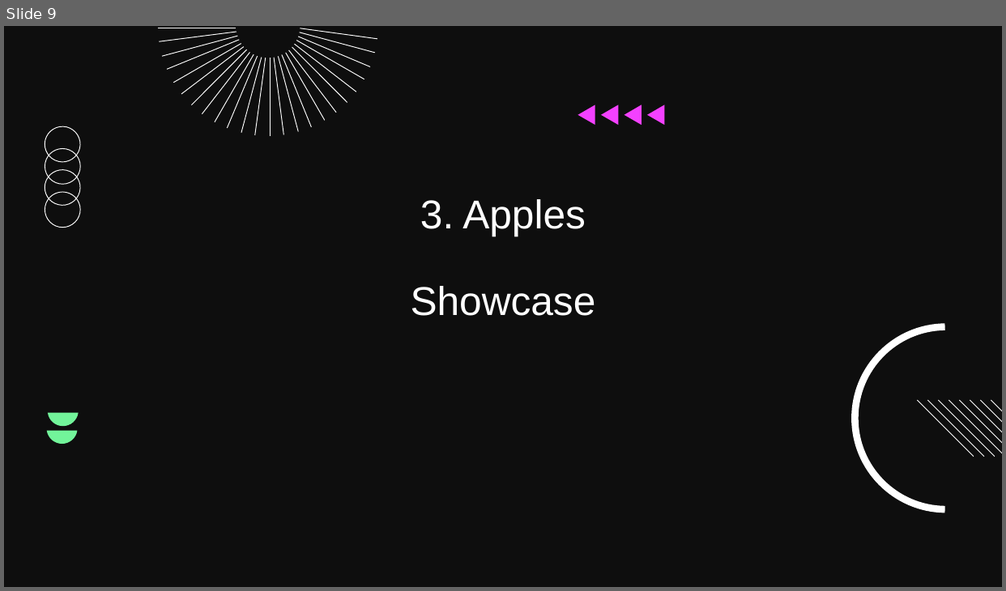
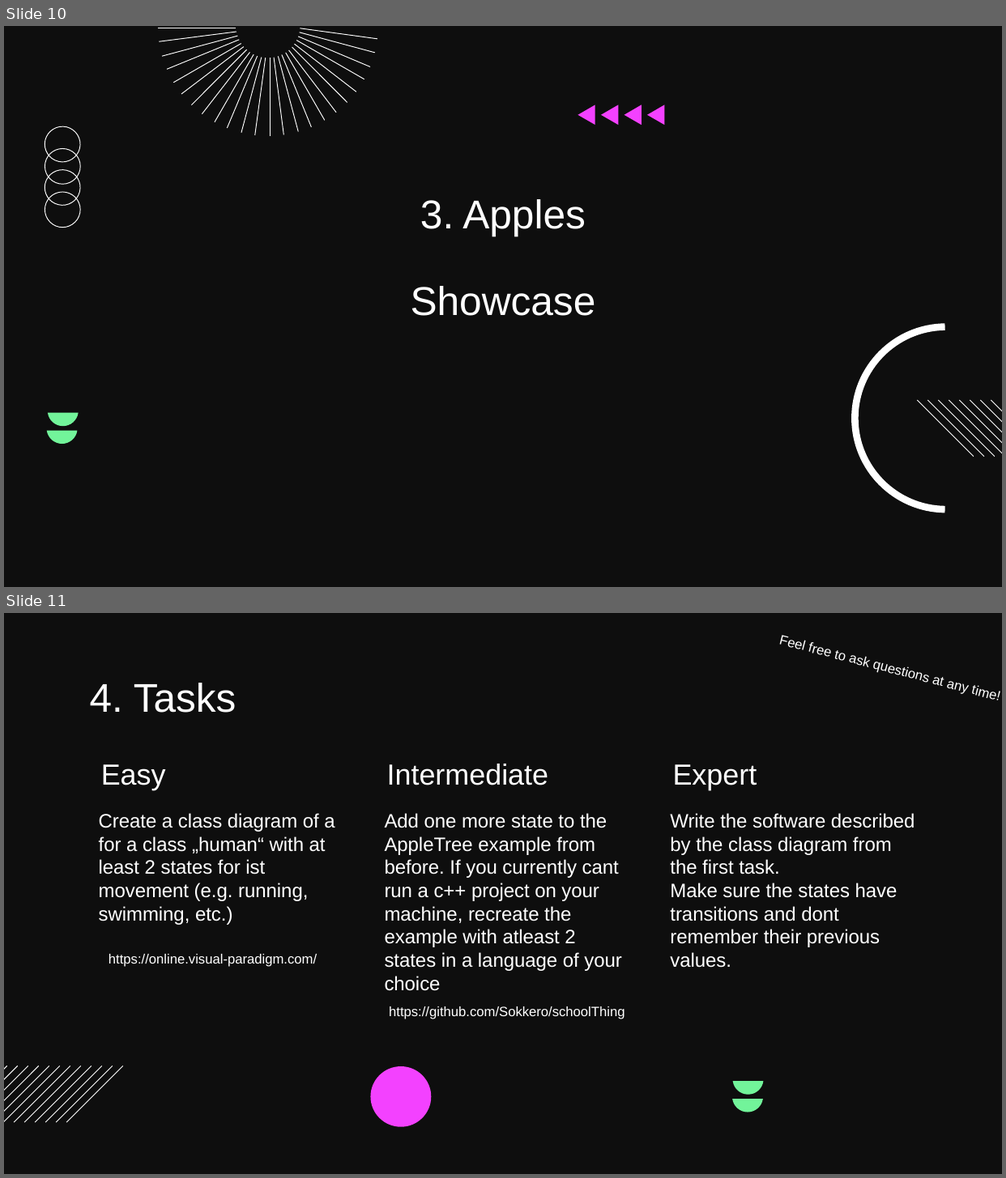
Before and after one commit to Sokkero/schoolThing, a slide deck: Presentation.pptx. Shown one above the other, each under a label of ours: slide 9 before the commit, slides 10 and 11 after it. The pictures are 1006x591 and 1006x1178 pixels, drawn with LibreOffice and Linux fonts; fonts in the diff are those of the drawing; background and template pictures are left out. Boxes give left, top, right and bottom in pixels: in the first picture for what was removed or moved away, otherwise in the second. Text is boxed around its words. In the diff, an @@ line names an element or a change of style, - is before the commit and + after.

```diff
--- a/Presentation.pptx
+++ b/Presentation.pptx
@@ slide 11 added at [4, 613, 1002, 1174], background picture (left out) @@
@@ text added at [778, 635, 999, 700], 13 pt, text #FFFFFF @@
+Feel free to ask questions at any time!
@@ title added at [90, 683, 236, 713], 38.7 pt, text #FFFFFF @@
+4. Tasks
@@ subtitle added at [101, 764, 166, 790], 28 pt, text #FFFFFF @@
+Easy
@@ subtitle added at [387, 764, 549, 786], 28 pt, text #FFFFFF @@
+Intermediate
@@ subtitle added at [673, 764, 757, 790], 28 pt, text #FFFFFF @@
+Expert
@@ subtitle added at [99, 813, 334, 925], 18.7 pt, text #FFFFFF @@
+Create a class diagram of a for a class „human“ with at least 2 states for ist movement (e.g. running, swimming, etc.)
@@ text added at [385, 813, 621, 971], 18.7 pt, text #FFFFFF @@
+Add one more state to the AppleTree example from before. If you currently cant run a c++ project on your machine, recreate the example with atleast 2 states in a language of your choice
@@ text added at [670, 813, 915, 968], 18.7 pt, text #FFFFFF @@
+Write the software described by the class diagram from the first task.
+Make sure the states have transitions and dont remember their previous values.
@@ text added at [108, 954, 317, 967], 13 pt, text #FFFFFF @@
+https://online.visual-paradigm.com/
@@ text added at [389, 1007, 624, 1020], 13 pt, text #FFFFFF @@
+https://github.com/Sokkero/schoolThing
@@ group added at [4, 1066, 123, 1122]: 12 freeform shapes @@
@@ freeform shape added at [371, 1067, 432, 1127], fill #F341FF @@
@@ freeform shape added at [733, 1082, 764, 1095], fill #72F49A @@
@@ freeform shape added at [732, 1099, 763, 1112], fill #72F49A @@
@@ what was slide 9 is now slide 10 @@
```
Also in this commit, not shown: 7 slides changed, 1 other slide added, 1 other file.
